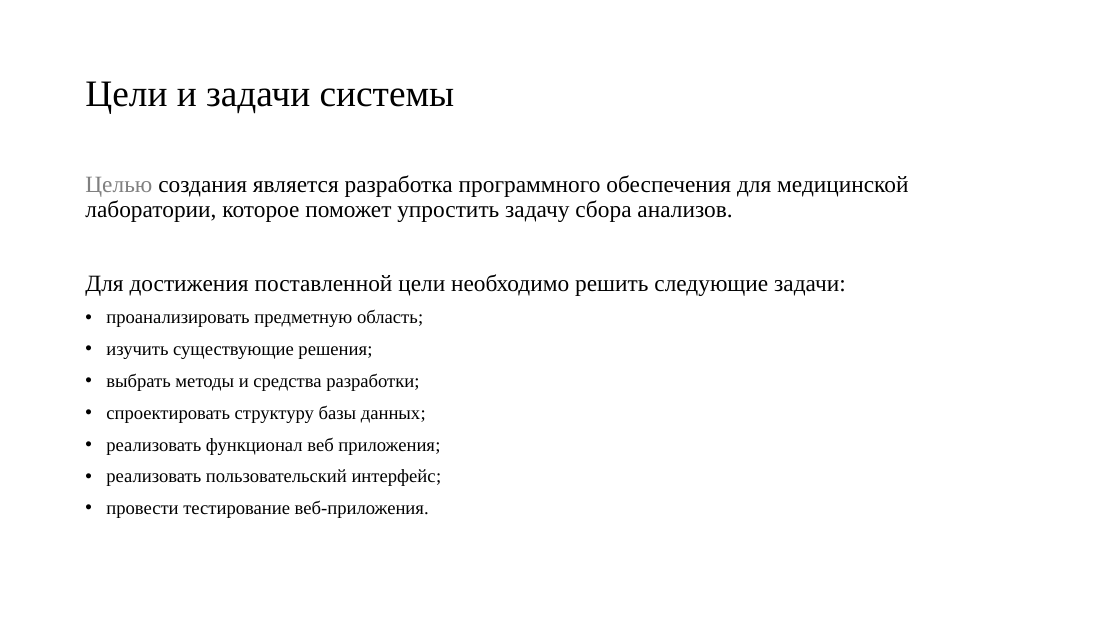
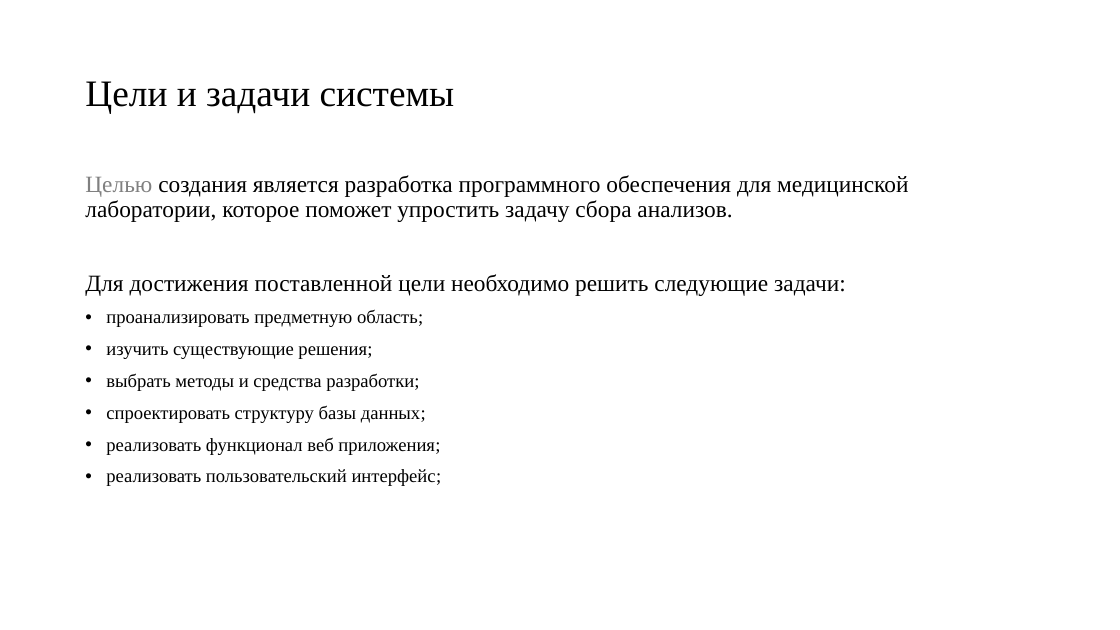
Before and after one commit to kvasov-dev/Medical-Analysis-System, a slide deck: slide 4 of Документация/Презентация.pptx. Drawn at 1120x630 pixels with LibreOffice and Linux fonts; fonts in the diff are those of the drawing. Boxes give left, top, right and bottom in pixels: in the first picture for what was removed or moved away, otherwise in the second. Text is boxed around its words. In the diff, an @@ line names an element or a change of style, - is before the commit and + after.

```diff
--- a/Документация/Презентация.pptx
+++ b/Документация/Презентация.pptx
@@ text at <box>106,500,429,518</box>: paragraph removed @@
-• провести тестирование веб-приложения.
```
Also in this commit, not shown: 3 other slides changed, 1 slide added, 2 slides removed, 1 other file.
